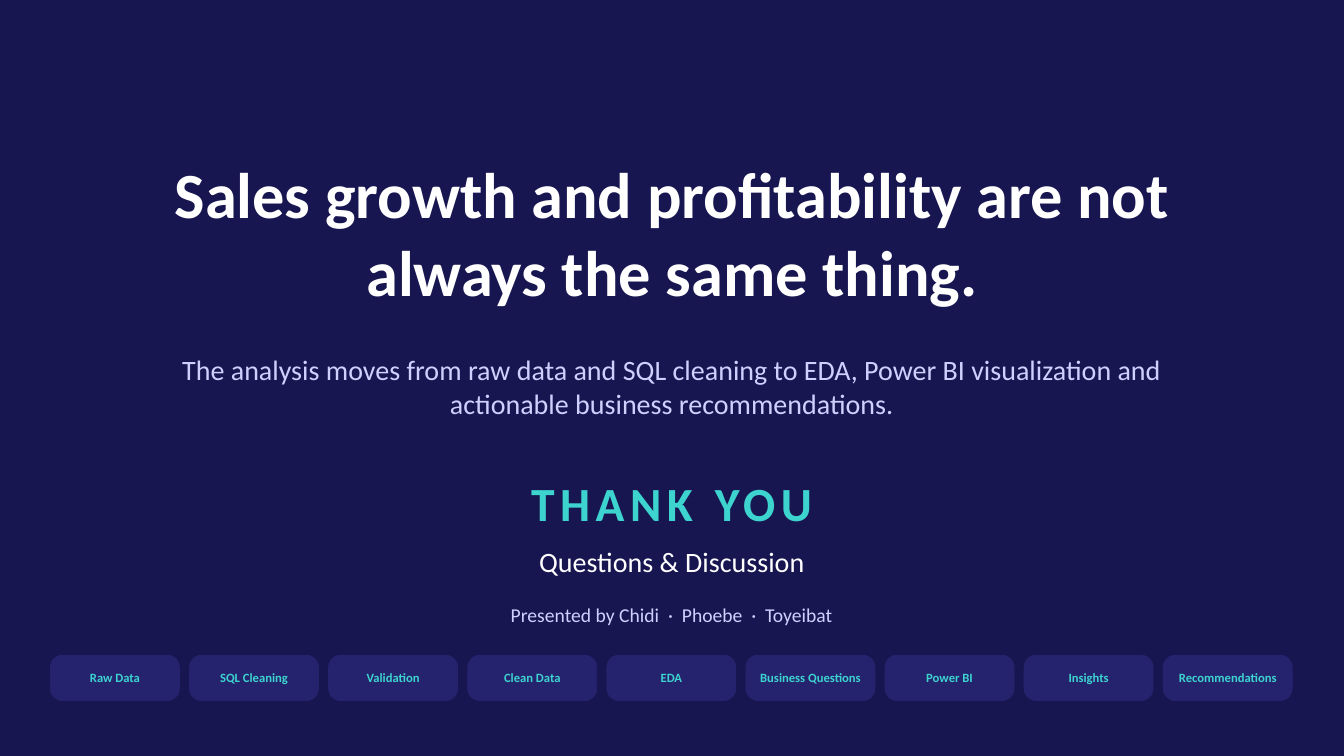
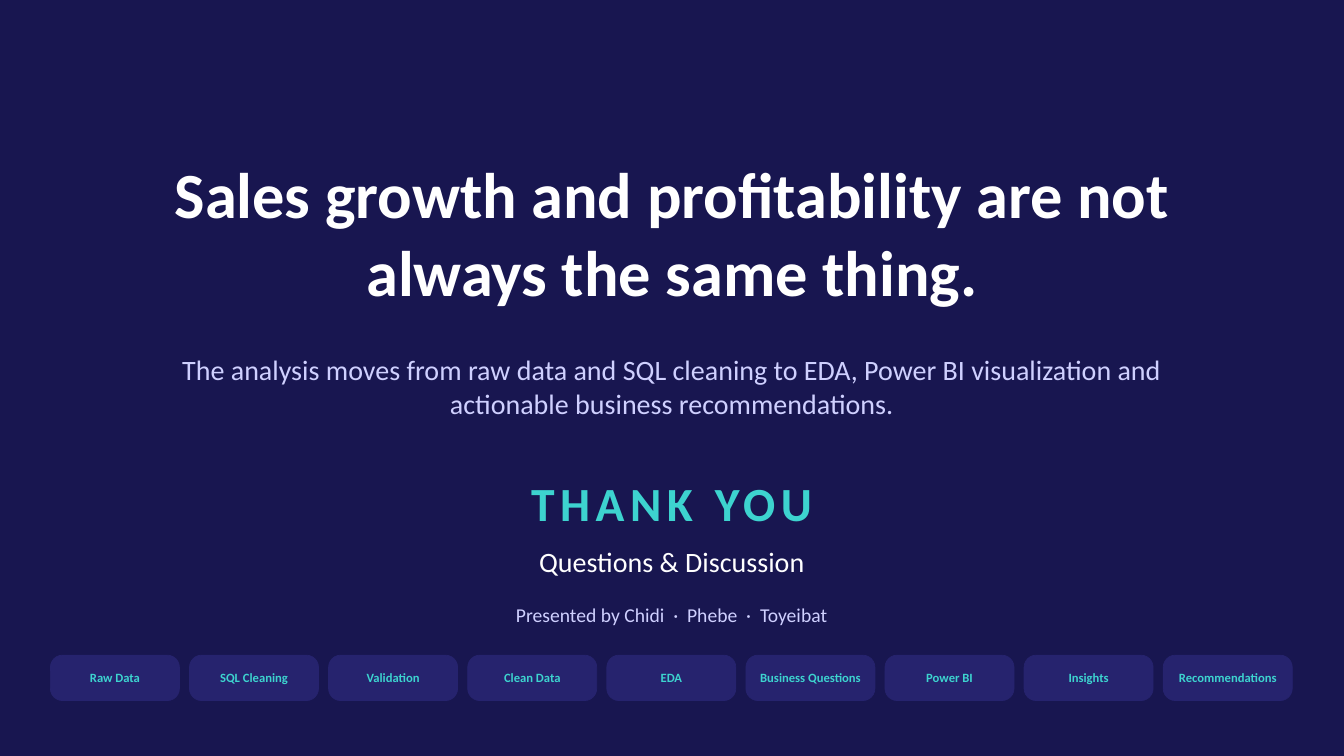
Before and after one commit to Onironald/E-Commerce-Sales-Analytics, a slide deck: slide 16 of presentation/Ecommerce_Sales_Analytics.pptx. Drawn at 1344x756 pixels with LibreOffice and Linux fonts; fonts in the diff are those of the drawing. Boxes give left, top, right and bottom in pixels: in the first picture for what was removed or moved away, otherwise in the second. Text is boxed around its words. In the diff, an @@ line names an element or a change of style, - is before the commit and + after.

Commit message:
Add files via upload
new upload

```diff
--- a/presentation/Ecommerce_Sales_Analytics.pptx
+++ b/presentation/Ecommerce_Sales_Analytics.pptx
@@ text at (x1=516, y1=608, x2=827, y2=625): text changed @@
-Presented by Chidi · Phoebe · Toyeibat
+Presented by Chidi · Phebe · Toyeibat
```
Also in this commit, not shown: 1 other slide changed.
